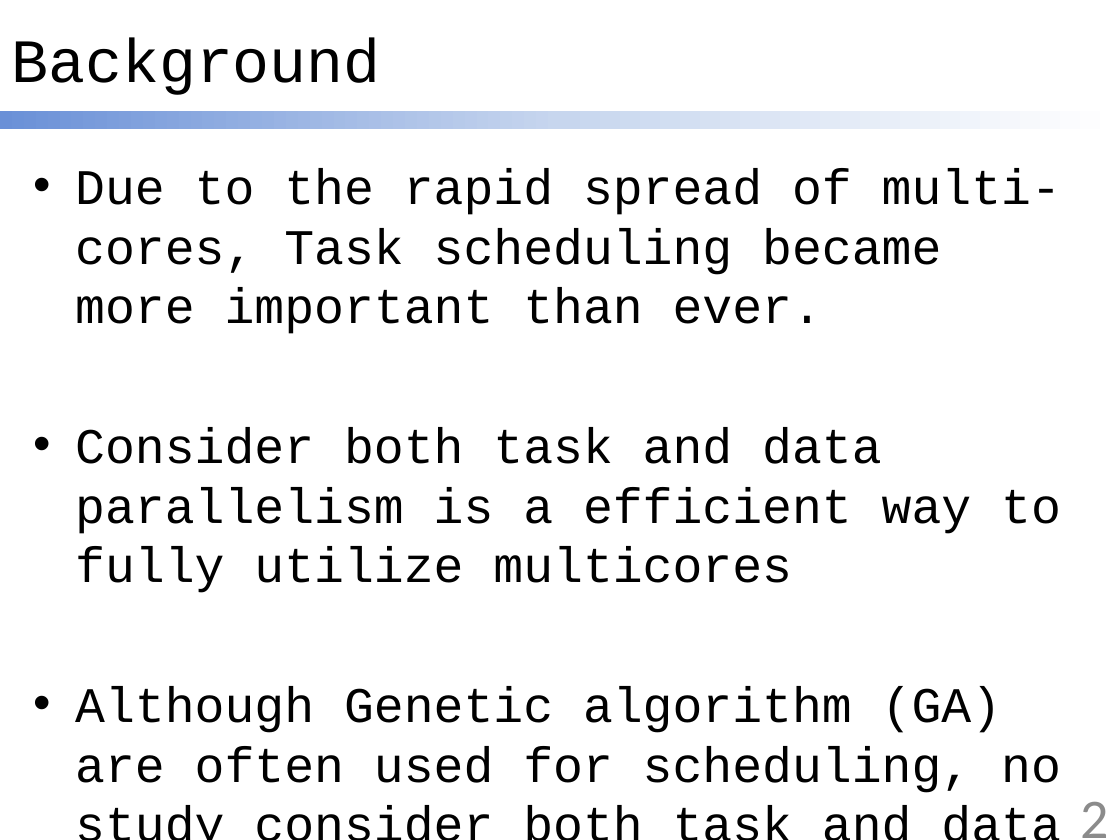
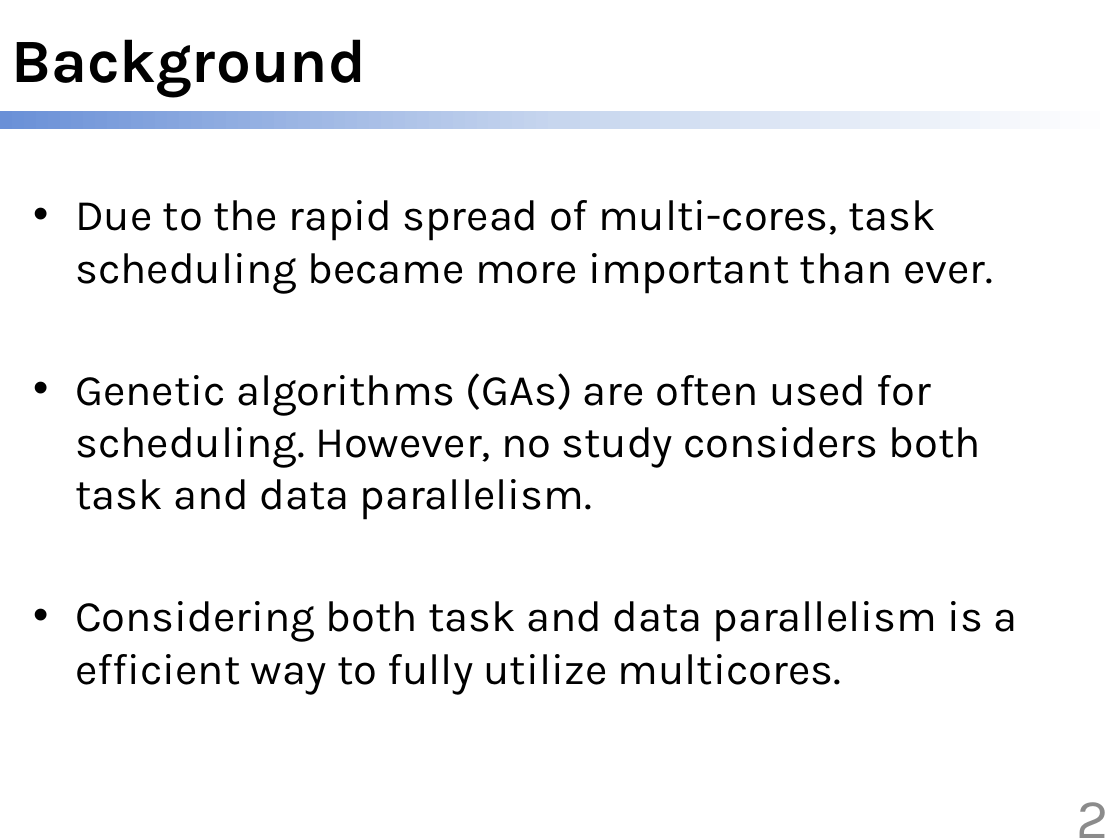
Before and after one commit to scomup/Genetic_Scheduler, a slide deck: slide 2 of ppt.pptx. Drawn at 1120x840 pixels with LibreOffice and Linux fonts; fonts in the diff are those of the drawing. Boxes give left, top, right and bottom in pixels: in the first picture for what was removed or moved away, otherwise in the second. Text is boxed around its words. In the diff, an @@ line names an element or a change of style, - is before the commit and + after.

```diff
--- a/ppt.pptx
+++ b/ppt.pptx
@@ title "Background" at box(11, 39, 366, 97): font Courier New to Karla, bold on @@
@@ text at box(75, 200, 1018, 695): text changed; size 32 to 28 pt; font Courier New to Karla @@
-• Due to the rapid spread of multi-cores, Task scheduling became more important than ever.
-• Consider both task and data parallelism is a efficient way to fully utilize multicores
-• Although Genetic algorithm (GA) are often used for scheduling, no study consider both task and data parallelism.
+• Due to the rapid spread of multi-cores, task scheduling became more important than ever.
+• Genetic algorithms (GAs) are often used for scheduling. However, no study considers both task and data parallelism.
+• Considering both task and data parallelism is a efficient way to fully utilize multicores.
@@ page number at box(1077, 802, 1109, 838): font Calibri to Karla @@
```
Also in this commit, not shown: 16 other slides changed, 1 slide removed.
